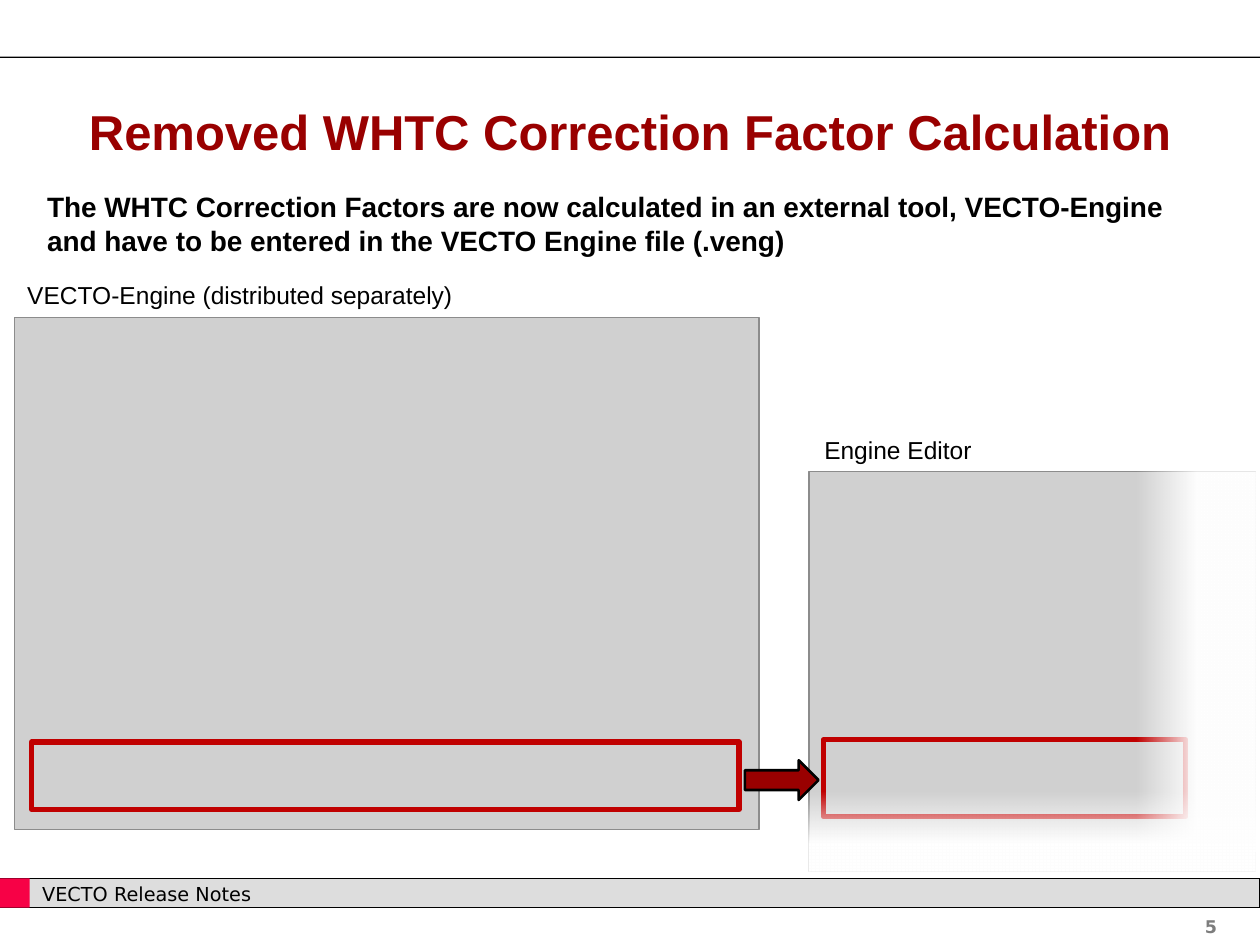
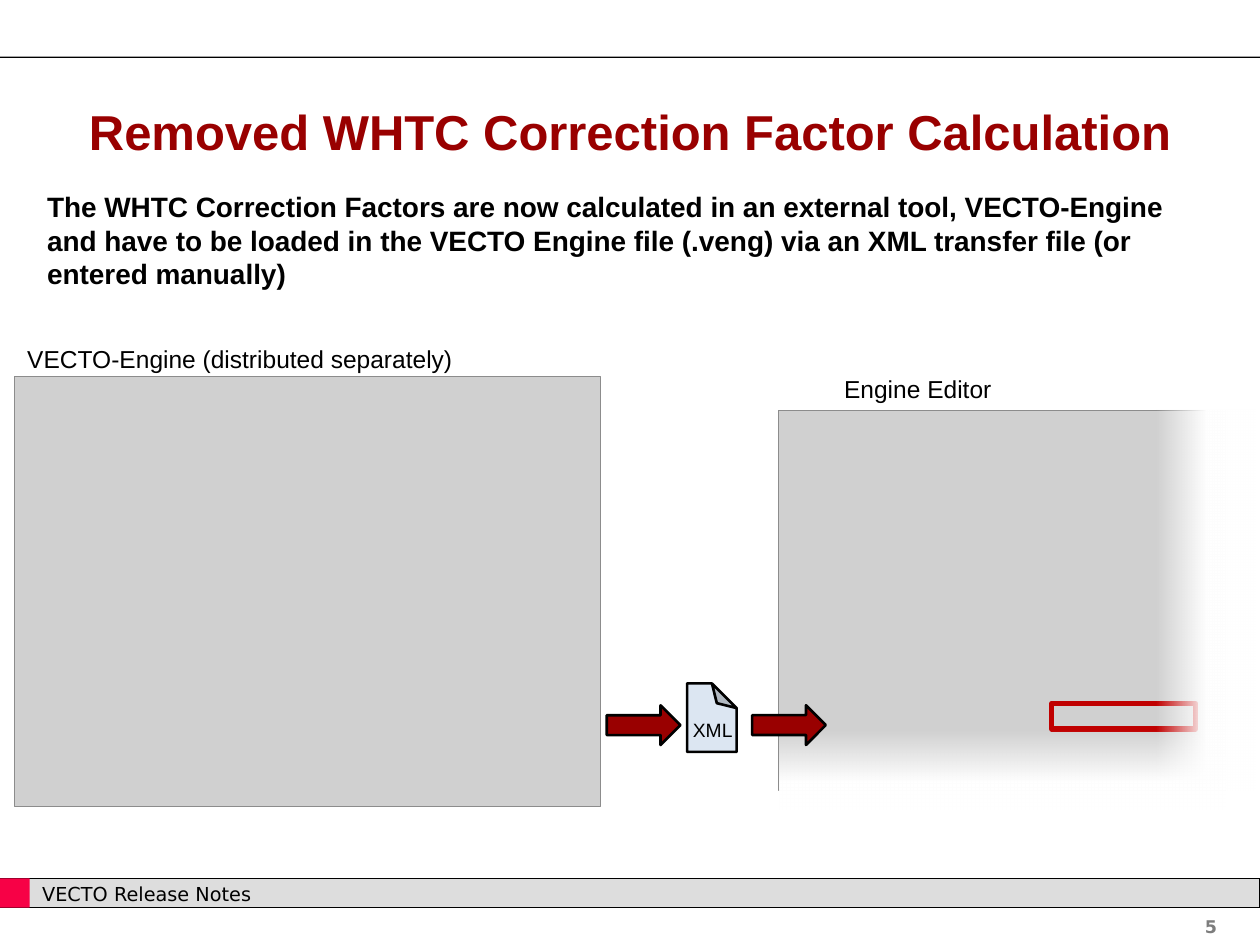
Before and after one commit to CLIMA-VECTO/vecto-sim, a slide deck: slide 5 of User Manual Source/Release Notes 2.2.pptx. Drawn at 1260x945 pixels with LibreOffice and Linux fonts; fonts in the diff are those of the drawing; grey boxes stand for pictures; background and template pictures are left out. Boxes give left, top, right and bottom in pixels: in the first picture for what was removed or moved away, otherwise in the second. Text is boxed around its words. In the diff, an @@ line names an element or a change of style, - is before the commit and + after.

```diff
--- a/User Manual Source/Release Notes 2.2.pptx
+++ b/User Manual Source/Release Notes 2.2.pptx
@@ text at (x1=47, y1=196, x2=1163, y2=290): text changed @@
-The WHTC Correction Factors are now calculated in an external tool, VECTO-Engine and have to be entered in the VECTO Engine file (.veng)
+The WHTC Correction Factors are now calculated in an external tool, VECTO-Engine and have to be loaded in the VECTO Engine file (.veng) via an XML transfer file (or entered manually)
@@ text "VECTO-Engine (distributed separately)" moved from (x1=27, y1=286, x2=452, y2=309) to (x1=27, y1=350, x2=452, y2=373) @@
@@ picture resized from (x1=15, y1=318, x2=760, y2=830) to (x1=15, y1=377, x2=601, y2=806) @@
@@ text "Engine Editor" moved from (x1=824, y1=441, x2=971, y2=464) to (x1=844, y1=380, x2=991, y2=403) @@
@@ picture resized from (x1=809, y1=471, x2=1255, y2=871) to (x1=779, y1=411, x2=1225, y2=790) @@
@@ rectangle resized from (x1=1137, y1=471, x2=1255, y2=852) to (x1=1156, y1=410, x2=1256, y2=791) @@
@@ folded corner added at (x1=687, y1=684, x2=736, y2=752), fill #DCE6F2, outline #000000 1.5 pt @@
@@ down arrow added at (x1=607, y1=705, x2=680, y2=744), fill #990000, outline #000000 1.5 pt @@
@@ down arrow moved from (x1=745, y1=760, x2=818, y2=799) to (x1=752, y1=705, x2=825, y2=744) @@
@@ rectangle resized from (x1=824, y1=740, x2=1187, y2=816) to (x1=1052, y1=703, x2=1196, y2=730) @@
@@ rectangle removed at (x1=32, y1=742, x2=738, y2=810) @@
@@ text added at (x1=693, y1=723, x2=733, y2=737), 11 pt, text #000000 @@
+XML
@@ rectangle moved from (x1=809, y1=791, x2=1255, y2=871) to (x1=779, y1=730, x2=1225, y2=809) @@
```
Also in this commit, not shown: 2 other slides changed, 1 other file.
